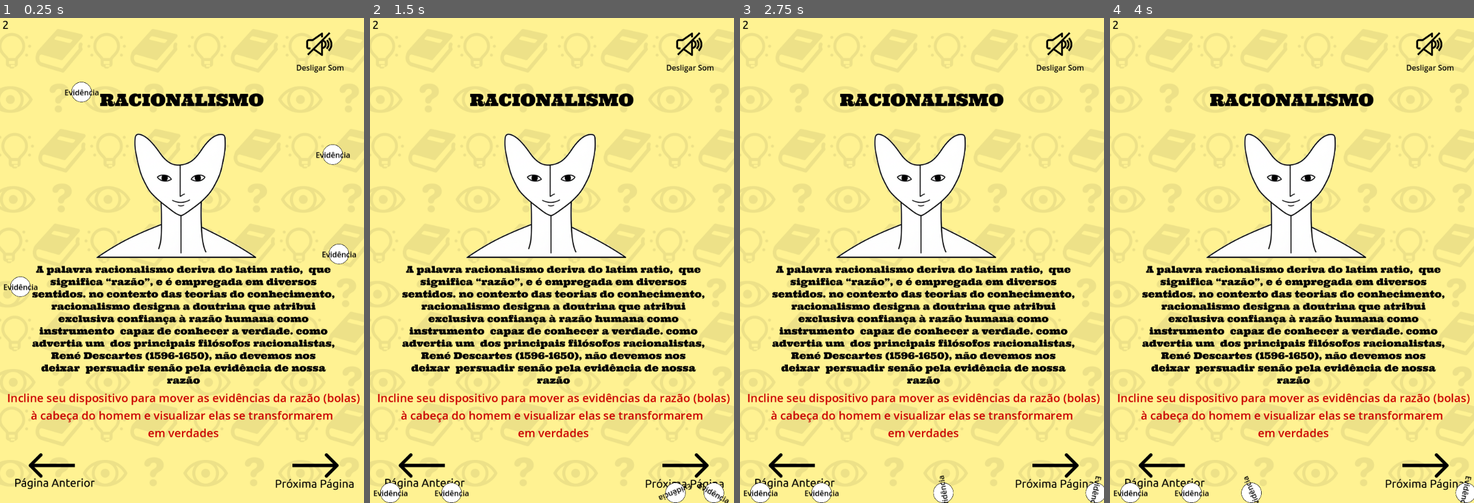
Above: before the commit, frames 1-4 (left to right).
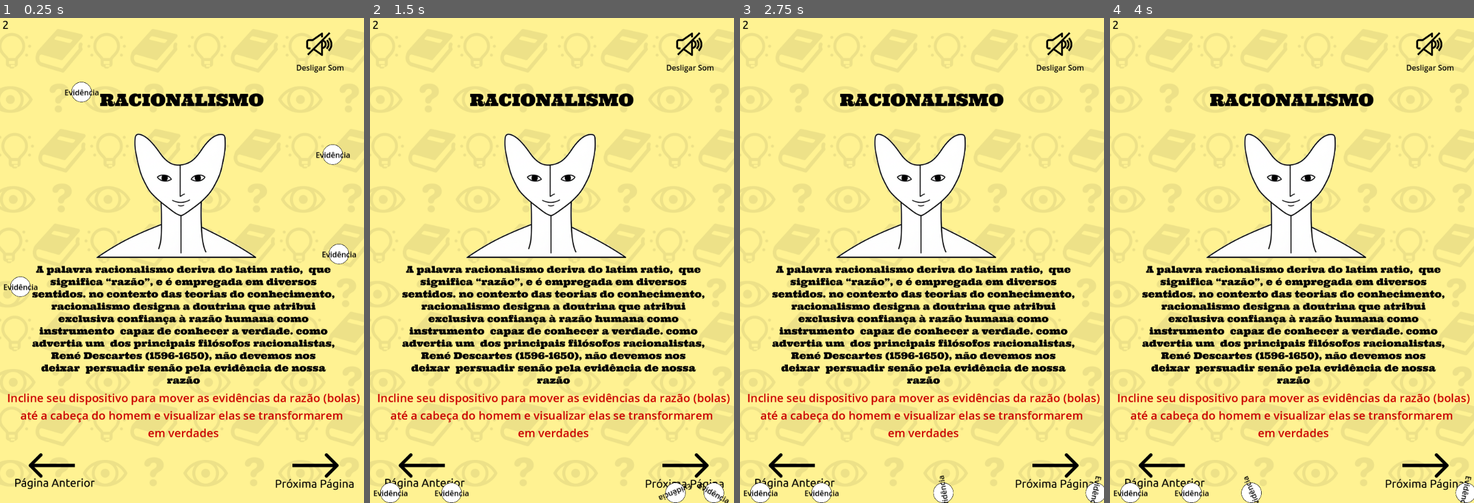
Above: after the commit, the same moments.

Repository: sandrovscarneiro/livro-interativo
Game: Godot game, scene res://cenas/pagina_2.tscn
Same seed, same stepped clock (60 frames per second), same inputs: the game is played once before the commit and once after it. This scene is started directly instead of the project's main scene. Sound files missing from this copy of the repository are replaced by a short silence.
Inputs (mouse positions are in pixels of both pictures, inside the frame that each line leads up to):
- Up to frame 1 (0.25 s): no input
- Up to frame 2 (1.5 s): move the mouse to (632, 236) at 0.52 s; click (632, 236) at 0.67 s; drag from (479, 284) to (552, 153) at 1.27 s
- Up to frame 3 (2.75 s): move the mouse to (958, 153) at 2.02 s; click (958, 153) at 2.17 s
- Up to frame 4 (4 s): drag from (1273, 357) to (1182, 187) at 2.77 s; move the mouse to (1401, 333) at 3.52 s; click (1401, 333) at 3.67 s

The runs differ from the first frame. In frame 1, 0.9% of the frame differs, in the area x 5-94%, y 81-84%; in frame 2, 0.9%; in frame 3, 0.9%; in frame 4, 0.9%.

Commit message:
iniciando ajustes finais

Diff:
--- a/cenas/contracapa.tscn
+++ b/cenas/contracapa.tscn
@@ -1,10 +1,14 @@
-[gd_scene load_steps=6 format=3 uid="uid://b8sd0ianlcxh3"]
+[gd_scene load_steps=10 format=3 uid="uid://b8sd0ianlcxh3"]
 
 [ext_resource type="Texture2D" uid="uid://dnw50s3ggjors" path="res://assets/imagens/bg_contracapa.png" id="1_w6bo8"]
 [ext_resource type="Texture2D" uid="uid://5sjqrctvhdrp" path="res://assets/imagens/btn_pag_anterior.png" id="2_8jqna"]
 [ext_resource type="Script" uid="uid://s1xo5kem3d4k" path="res://scripts/btn_pag_anterior.gd" id="3_p1ffv"]
 [ext_resource type="Texture2D" uid="uid://cnnyfhc4qwn7l" path="res://assets/imagens/btn_voltar_inicio.png" id="3_vmx3j"]
 [ext_resource type="Script" uid="uid://ct3iipwyh3wki" path="res://scripts/btn_voltar_inicio.gd" id="5_lfdvd"]
+[ext_resource type="Texture2D" uid="uid://cgb200g3bj7dc" path="res://assets/imagens/btn_som_desligar.png" id="6_27nbg"]
+[ext_resource type="Script" uid="uid://ealxwk1jt2js" path="res://scripts/btn_som.gd" id="7_dyo67"]
+[ext_resource type="AudioStream" uid="uid://mghxy45xbcms" path="res://assets/sons/capa.mp3" id="8_53exu"]
+[ext_resource type="Script" uid="uid://d2187rgv385j5" path="res://scripts/audio_stream_player.gd" id="9_wwfav"]
 
 [node name="Contracapa" type="Node2D"]
 
@@ -23,5 +27,28 @@
 texture_normal = ExtResource("3_vmx3j")
 script = ExtResource("5_lfdvd")
 
+[node name="btn_som" type="TouchScreenButton" parent="."]
+position = Vector2(643, 24)
+texture_normal = ExtResource("6_27nbg")
+script = ExtResource("7_dyo67")
+
+[node name="Label" type="Label" parent="btn_som"]
+offset_left = -18.0
+offset_top = 69.0
+offset_right = 74.0
+offset_bottom = 92.0
+theme_override_colors/font_color = Color(0, 0, 0, 1)
+text = "Placeholder"
+horizontal_alignment = 1
+vertical_alignment = 1
+metadata/_edit_use_anchors_ = true
+
+[node name="AudioStreamPlayer" type="AudioStreamPlayer" parent="."]
+stream = ExtResource("8_53exu")
+script = ExtResource("9_wwfav")
+
 [connection signal="pressed" from="btn_pag_anterior" to="btn_pag_anterior" method="_on_pressed"]
 [connection signal="pressed" from="btn_voltar_inicio" to="btn_voltar_inicio" method="_on_pressed"]
+[connection signal="pressed" from="btn_som" to="btn_som" method="_on_pressed"]
+[connection signal="ready" from="btn_som" to="btn_som" method="_on_ready"]
+[connection signal="ready" from="AudioStreamPlayer" to="AudioStreamPlayer" method="_on_ready"]
--- a/cenas/pagina_2.tscn
+++ b/cenas/pagina_2.tscn
@@ -230,7 +230,7 @@
 offset_right = 778.0
 offset_bottom = 893.0
 text = "Incline seu dispositivo para mover as evidências da razão (bolas)
-à cabeça do homem e visualizar elas se transformarem
+até a cabeça do homem e visualizar elas se transformarem
 em verdades"
 label_settings = SubResource("LabelSettings_puko7")
 horizontal_alignment = 1
--- a/cenas/pagina_5.tscn
+++ b/cenas/pagina_5.tscn
@@ -11,21 +11,10 @@
 [ext_resource type="Script" uid="uid://s1xo5kem3d4k" path="res://scripts/btn_pag_anterior.gd" id="7_h011n"]
 [ext_resource type="Script" uid="uid://d2187rgv385j5" path="res://scripts/audio_stream_player.gd" id="7_i3tna"]
 [ext_resource type="Texture2D" uid="uid://boh67o3fdol2j" path="res://assets/imagens/johnlocke.png" id="10_i3tna"]
-[ext_resource type="Texture2D" uid="uid://bpya0ywh6gp6a" path="res://assets/imagens/orelha.png" id="11_4wnhj"]
-[ext_resource type="Texture2D" uid="uid://crf1u446bhsoi" path="res://assets/imagens/boca.png" id="12_r6j27"]
-[ext_resource type="Texture2D" uid="uid://bnb565kh41n37" path="res://assets/imagens/olho.png" id="13_5ieun"]
-[ext_resource type="Texture2D" uid="uid://w771s64afmvk" path="res://assets/imagens/mao.png" id="14_3228g"]
-[ext_resource type="Texture2D" uid="uid://bu7qiwjm33fg5" path="res://assets/imagens/nariz.png" id="15_x2477"]
-
-[sub_resource type="RectangleShape2D" id="RectangleShape2D_4wnhj"]
-size = Vector2(109.16672, 70)
 
 [sub_resource type="LabelSettings" id="LabelSettings_8yqdp"]
 font_size = 36
 font_color = Color(0, 0, 0, 1)
-
-[sub_resource type="RectangleShape2D" id="RectangleShape2D_7a1e6"]
-size = Vector2(51.25, 49)
 
 [node name="Pagina5" type="Node2D"]
 script = ExtResource("1_r6j27")
@@ -66,22 +55,15 @@
 path_pag_anterior = "res://cenas/pagina_4.tscn"
 
 [node name="john_locke" type="Sprite2D" parent="."]
-position = Vector2(402, 325)
+position = Vector2(239, 337.6)
 scale = Vector2(0.6, 0.6)
 texture = ExtResource("10_i3tna")
 
-[node name="Area2D" type="Area2D" parent="john_locke"]
-position = Vector2(160, 95)
-
-[node name="CollisionShape2D" type="CollisionShape2D" parent="john_locke/Area2D"]
-position = Vector2(-13.75, 0)
-shape = SubResource("RectangleShape2D_4wnhj")
-
 [node name="ColorRect" type="ColorRect" parent="."]
-offset_left = 247.0
-offset_top = 455.0
-offset_right = 517.0
-offset_bottom = 500.0
+offset_left = 84.0
+offset_top = 467.6
+offset_right = 354.0
+offset_bottom = 512.6
 
 [node name="Label" type="Label" parent="ColorRect"]
 layout_mode = 0
@@ -92,61 +74,6 @@
 text = "John Locke"
 label_settings = SubResource("LabelSettings_8yqdp")
 
-[node name="StaticBody2D" type="StaticBody2D" parent="."]
-
-[node name="CollisionShape2D" type="CollisionShape2D" parent="StaticBody2D"]
-position = Vector2(565, 325)
-shape = SubResource("RectangleShape2D_7a1e6")
-
-[node name="Orelha" type="Sprite2D" parent="StaticBody2D"]
-position = Vector2(567, 323)
-scale = Vector2(0.1, 0.1)
-texture = ExtResource("11_4wnhj")
-
-[node name="StaticBody2D2" type="StaticBody2D" parent="."]
-
-[node name="CollisionShape2D" type="CollisionShape2D" parent="StaticBody2D2"]
-position = Vector2(524, 258)
-shape = SubResource("RectangleShape2D_7a1e6")
-
-[node name="Boca" type="Sprite2D" parent="StaticBody2D2"]
-position = Vector2(524, 257)
-scale = Vector2(0.1, 0.1)
-texture = ExtResource("12_r6j27")
-
-[node name="StaticBody2D3" type="StaticBody2D" parent="."]
-
-[node name="CollisionShape2D" type="CollisionShape2D" parent="StaticBody2D3"]
-position = Vector2(281, 252)
-shape = SubResource("RectangleShape2D_7a1e6")
-
-[node name="Olho" type="Sprite2D" parent="StaticBody2D3"]
-position = Vector2(278, 253)
-scale = Vector2(0.1, 0.1)
-texture = ExtResource("13_5ieun")
-
-[node name="StaticBody2D4" type="StaticBody2D" parent="."]
-
-[node name="Mao" type="Sprite2D" parent="StaticBody2D4"]
-position = Vector2(578, 395)
-scale = Vector2(0.1, 0.1)
-texture = ExtResource("14_3228g")
-
-[node name="CollisionShape2D" type="CollisionShape2D" parent="StaticBody2D4"]
-position = Vector2(580, 397)
-shape = SubResource("RectangleShape2D_7a1e6")
-
-[node name="StaticBody2D5" type="StaticBody2D" parent="."]
-
-[node name="CollisionShape2D" type="CollisionShape2D" parent="StaticBody2D5"]
-position = Vector2(243.625, 382)
-shape = SubResource("RectangleShape2D_7a1e6")
-
-[node name="Nariz" type="Sprite2D" parent="StaticBody2D5"]
-position = Vector2(244, 388)
-scale = Vector2(0.1, 0.1)
-texture = ExtResource("15_x2477")
-
 [connection signal="pressed" from="btn_prox_pagina" to="btn_prox_pagina" method="_on_pressed"]
 [connection signal="pressed" from="btn_som" to="btn_som" method="_on_pressed"]
 [connection signal="pressed" from="btn_som" to="AudioStreamPlayer" method="_on_btn_som_pressed"]
--- a/cenas/pagina_6.tscn
+++ b/cenas/pagina_6.tscn
@@ -9,246 +9,6 @@
 [ext_resource type="Script" uid="uid://ealxwk1jt2js" path="res://scripts/btn_som.gd" id="5_tao66"]
 [ext_resource type="Script" uid="uid://d2187rgv385j5" path="res://scripts/audio_stream_player.gd" id="7_0x6j4"]
 [ext_resource type="Script" uid="uid://s1xo5kem3d4k" path="res://scripts/btn_pag_anterior.gd" id="7_iwgyl"]
-[ext_resource type="Texture2D" uid="uid://bxopj5x1h10dk" path="res://assets/imagens/man_run_pag_6.png" id="10_0x6j4"]
-[ext_resource type="Script" uid="uid://c0llg5ik4d3c8" path="res://scripts/animated_sprite_2d.gd" id="11_l37vn"]
-
-[sub_resource type="AtlasTexture" id="AtlasTexture_0x6j4"]
-atlas = ExtResource("10_0x6j4")
-region = Rect2(0, 128, 16, 32)
-
-[sub_resource type="AtlasTexture" id="AtlasTexture_l37vn"]
-atlas = ExtResource("10_0x6j4")
-region = Rect2(16, 128, 16, 32)
-
-[sub_resource type="AtlasTexture" id="AtlasTexture_an6qp"]
-atlas = ExtResource("10_0x6j4")
-region = Rect2(32, 128, 16, 32)
-
-[sub_resource type="AtlasTexture" id="AtlasTexture_ld63q"]
-atlas = ExtResource("10_0x6j4")
-region = Rect2(48, 128, 16, 32)
-
-[sub_resource type="AtlasTexture" id="AtlasTexture_sap2c"]
-atlas = ExtResource("10_0x6j4")
-region = Rect2(64, 128, 16, 32)
-
-[sub_resource type="AtlasTexture" id="AtlasTexture_4f0m8"]
-atlas = ExtResource("10_0x6j4")
-region = Rect2(80, 128, 16, 32)
-
-[sub_resource type="AtlasTexture" id="AtlasTexture_8gfo1"]
-atlas = ExtResource("10_0x6j4")
-region = Rect2(0, 96, 16, 32)
-
-[sub_resource type="AtlasTexture" id="AtlasTexture_rhifv"]
-atlas = ExtResource("10_0x6j4")
-region = Rect2(16, 96, 16, 32)
-
-[sub_resource type="AtlasTexture" id="AtlasTexture_5oobb"]
-atlas = ExtResource("10_0x6j4")
-region = Rect2(32, 96, 16, 32)
-
-[sub_resource type="AtlasTexture" id="AtlasTexture_g7i1r"]
-atlas = ExtResource("10_0x6j4")
-region = Rect2(48, 96, 16, 32)
-
-[sub_resource type="AtlasTexture" id="AtlasTexture_shx53"]
-atlas = ExtResource("10_0x6j4")
-region = Rect2(64, 96, 16, 32)
-
-[sub_resource type="AtlasTexture" id="AtlasTexture_qfmbn"]
-atlas = ExtResource("10_0x6j4")
-region = Rect2(80, 96, 16, 32)
-
-[sub_resource type="AtlasTexture" id="AtlasTexture_j61rb"]
-atlas = ExtResource("10_0x6j4")
-region = Rect2(0, 32, 16, 32)
-
-[sub_resource type="AtlasTexture" id="AtlasTexture_evtkx"]
-atlas = ExtResource("10_0x6j4")
-region = Rect2(16, 32, 16, 32)
-
-[sub_resource type="AtlasTexture" id="AtlasTexture_qabqm"]
-atlas = ExtResource("10_0x6j4")
-region = Rect2(32, 32, 16, 32)
-
-[sub_resource type="AtlasTexture" id="AtlasTexture_p0jns"]
-atlas = ExtResource("10_0x6j4")
-region = Rect2(48, 32, 16, 32)
-
-[sub_resource type="AtlasTexture" id="AtlasTexture_48qb2"]
-atlas = ExtResource("10_0x6j4")
-region = Rect2(64, 32, 16, 32)
-
-[sub_resource type="AtlasTexture" id="AtlasTexture_k84w8"]
-atlas = ExtResource("10_0x6j4")
-region = Rect2(80, 32, 16, 32)
-
-[sub_resource type="AtlasTexture" id="AtlasTexture_70x7s"]
-atlas = ExtResource("10_0x6j4")
-region = Rect2(0, 0, 16, 32)
-
-[sub_resource type="AtlasTexture" id="AtlasTexture_aaxdx"]
-atlas = ExtResource("10_0x6j4")
-region = Rect2(16, 0, 16, 32)
-
-[sub_resource type="AtlasTexture" id="AtlasTexture_nkjxd"]
-atlas = ExtResource("10_0x6j4")
-region = Rect2(32, 0, 16, 32)
-
-[sub_resource type="AtlasTexture" id="AtlasTexture_abk0y"]
-atlas = ExtResource("10_0x6j4")
-region = Rect2(48, 0, 16, 32)
-
-[sub_resource type="AtlasTexture" id="AtlasTexture_cya7n"]
-atlas = ExtResource("10_0x6j4")
-region = Rect2(64, 0, 16, 32)
-
-[sub_resource type="AtlasTexture" id="AtlasTexture_37h5d"]
-atlas = ExtResource("10_0x6j4")
-region = Rect2(80, 0, 16, 32)
-
-[sub_resource type="AtlasTexture" id="AtlasTexture_34wf7"]
-atlas = ExtResource("10_0x6j4")
-region = Rect2(0, 64, 16, 32)
-
-[sub_resource type="AtlasTexture" id="AtlasTexture_knml1"]
-atlas = ExtResource("10_0x6j4")
-region = Rect2(16, 64, 16, 32)
-
-[sub_resource type="AtlasTexture" id="AtlasTexture_ukky5"]
-atlas = ExtResource("10_0x6j4")
-region = Rect2(32, 64, 16, 32)
-
-[sub_resource type="AtlasTexture" id="AtlasTexture_16dsh"]
-atlas = ExtResource("10_0x6j4")
-region = Rect2(48, 64, 16, 32)
-
-[sub_resource type="AtlasTexture" id="AtlasTexture_jhs4r"]
-atlas = ExtResource("10_0x6j4")
-region = Rect2(64, 64, 16, 32)
-
-[sub_resource type="AtlasTexture" id="AtlasTexture_uae7x"]
-atlas = ExtResource("10_0x6j4")
-region = Rect2(80, 64, 16, 32)
-
-[sub_resource type="SpriteFrames" id="SpriteFrames_8gfo1"]
-animations = [{
-"frames": [{
-"duration": 1.0,
-"texture": SubResource("AtlasTexture_0x6j4")
-}, {
-"duration": 1.0,
-"texture": SubResource("AtlasTexture_l37vn")
-}, {
-"duration": 1.0,
-"texture": SubResource("AtlasTexture_an6qp")
-}, {
-"duration": 1.0,
-"texture": SubResource("AtlasTexture_ld63q")
-}, {
-"duration": 1.0,
-"texture": SubResource("AtlasTexture_sap2c")
-}, {
-"duration": 1.0,
-"texture": SubResource("AtlasTexture_4f0m8")
-}],
-"loop": true,
-"name": &"back",
-"speed": 5.0
-}, {
-"frames": [{
-"duration": 1.0,
-"texture": SubResource("AtlasTexture_8gfo1")
-}, {
-"duration": 1.0,
-"texture": SubResource("AtlasTexture_rhifv")
-}, {
-"duration": 1.0,
-"texture": SubResource("AtlasTexture_5oobb")
-}, {
-"duration": 1.0,
-"texture": SubResource("AtlasTexture_g7i1r")
-}, {
-"duration": 1.0,
-"texture": SubResource("AtlasTexture_shx53")
-}, {
-"duration": 1.0,
-"texture": SubResource("AtlasTexture_qfmbn")
-}],
-"loop": true,
-"name": &"bd_right",
-"speed": 5.0
-}, {
-"frames": [{
-"duration": 1.0,
-"texture": SubResource("AtlasTexture_j61rb")
-}, {
-"duration": 1.0,
-"texture": SubResource("AtlasTexture_evtkx")
-}, {
-"duration": 1.0,
-"texture": SubResource("AtlasTexture_qabqm")
-}, {
-"duration": 1.0,
-"texture": SubResource("AtlasTexture_p0jns")
-}, {
-"duration": 1.0,
-"texture": SubResource("AtlasTexture_48qb2")
-}, {
-"duration": 1.0,
-"texture": SubResource("AtlasTexture_k84w8")
-}],
-"loop": true,
-"name": &"fd_right",
-"speed": 5.0
-}, {
-"frames": [{
-"duration": 1.0,
-"texture": SubResource("AtlasTexture_70x7s")
-}, {
-"duration": 1.0,
-"texture": SubResource("AtlasTexture_aaxdx")
-}, {
-"duration": 1.0,
-"texture": SubResource("AtlasTexture_nkjxd")
-}, {
-"duration": 1.0,
-"texture": SubResource("AtlasTexture_abk0y")
-}, {
-"duration": 1.0,
-"texture": SubResource("AtlasTexture_cya7n")
-}, {
-"duration": 1.0,
-"texture": SubResource("AtlasTexture_37h5d")
-}],
-"loop": true,
-"name": &"front",
-"speed": 5.0
-}, {
-"frames": [{
-"duration": 1.0,
-"texture": SubResource("AtlasTexture_34wf7")
-}, {
-"duration": 1.0,
-"texture": SubResource("AtlasTexture_knml1")
-}, {
-"duration": 1.0,
-"texture": SubResource("AtlasTexture_ukky5")
-}, {
-"duration": 1.0,
-"texture": SubResource("AtlasTexture_16dsh")
-}, {
-"duration": 1.0,
-"texture": SubResource("AtlasTexture_jhs4r")
-}, {
-"duration": 1.0,
-"texture": SubResource("AtlasTexture_uae7x")
-}],
-"loop": true,
-"name": &"right",
-"speed": 5.0
-}]
 
 [node name="Pagina6" type="Node2D"]
 
@@ -287,14 +47,6 @@
 script = ExtResource("7_iwgyl")
 path_pag_anterior = "res://cenas/pagina_5.tscn"
 
-[node name="AnimatedSprite2D" type="AnimatedSprite2D" parent="."]
-position = Vector2(382, 300)
-scale = Vector2(3, 3)
-sprite_frames = SubResource("SpriteFrames_8gfo1")
-animation = &"back"
-frame_progress = 0.12420316
-script = ExtResource("11_l37vn")
-
 [connection signal="pressed" from="btn_prox_pagina" to="btn_prox_pagina" method="_on_pressed"]
 [connection signal="pressed" from="btn_som" to="btn_som" method="_on_pressed"]
 [connection signal="pressed" from="btn_som" to="AudioStreamPlayer" method="_on_btn_som_pressed"]
Not shown: 1 places in cenas/pagina_5.tscn that only renumber resources
Not shown: 1 places in cenas/pagina_6.tscn that only renumber resources
